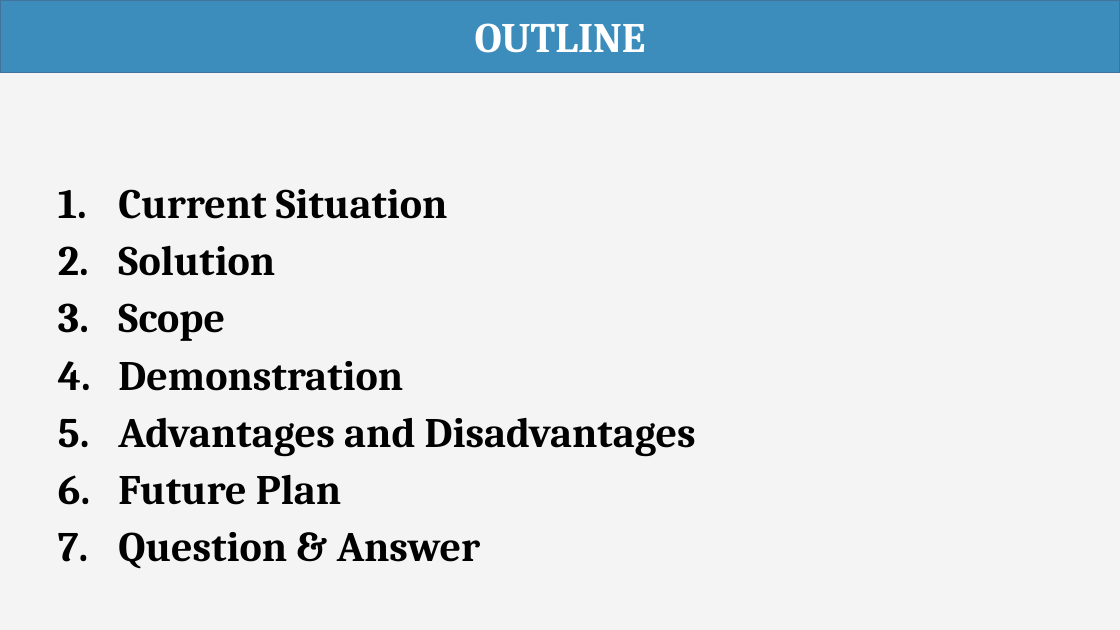
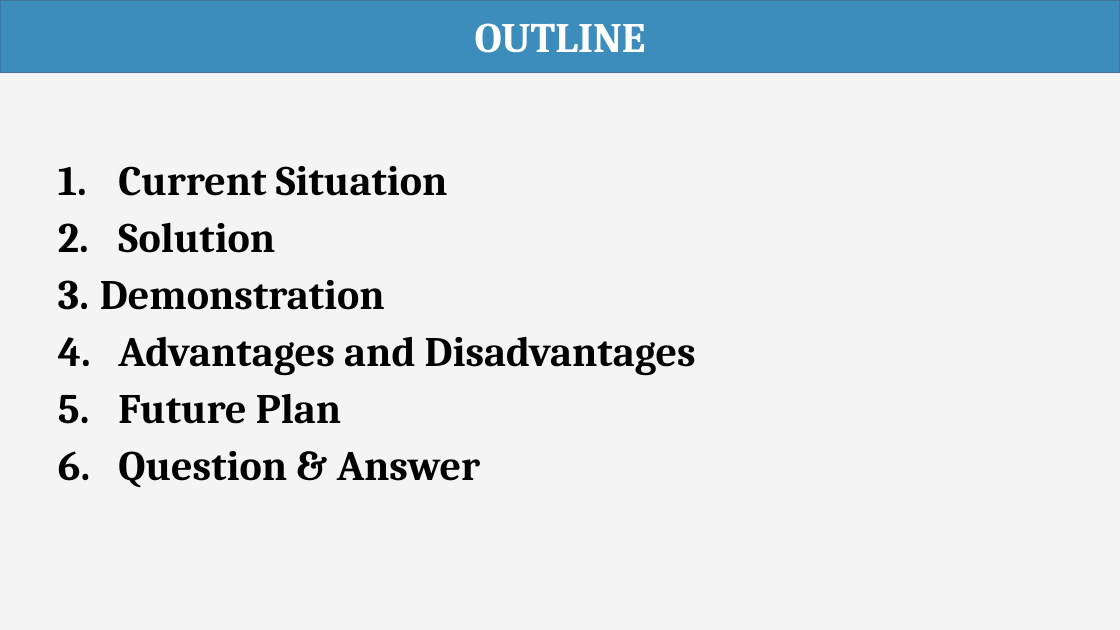
Before and after one commit to haltt051093/IMS-datacenter, a slide deck: slide 2 of Document/Presentation/IMS_20160407_Presentation.pptx. Drawn at 1120x630 pixels with LibreOffice and Linux fonts; fonts in the diff are those of the drawing. Boxes give left, top, right and bottom in pixels: in the first picture for what was removed or moved away, otherwise in the second. Text is boxed around its words. In the diff, an @@ line names an element or a change of style, - is before the commit and + after.

```diff
--- a/Document/Presentation/IMS_20160407_Presentation.pptx
+++ b/Document/Presentation/IMS_20160407_Presentation.pptx
@@ subtitle "Current Situation": place and size @@
-subtitle "Current Situation" at bbox=[118, 189, 696, 569]
+subtitle "Current Situation" at bbox=[100, 166, 696, 488]
@@ subtitle at bbox=[118, 303, 225, 341]: paragraph removed @@
-3. Scope
```
Also in this commit, not shown: 11 other slides changed, 36 slides added, 8 slides removed.
